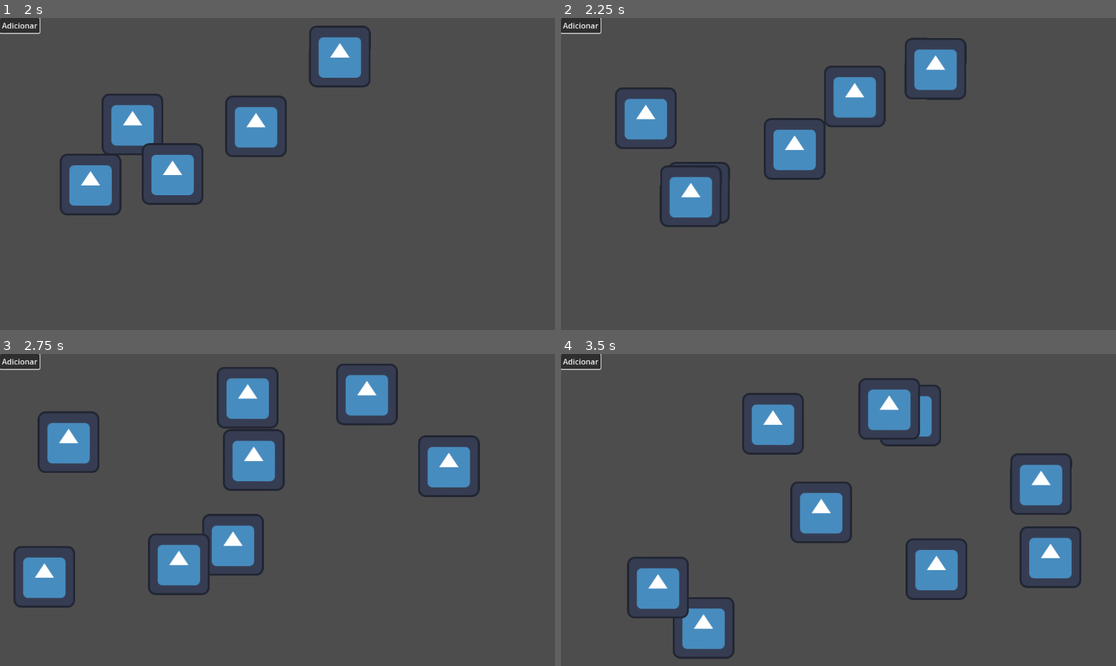
Above: before the commit, frames 1-4 (two rows, left to right).
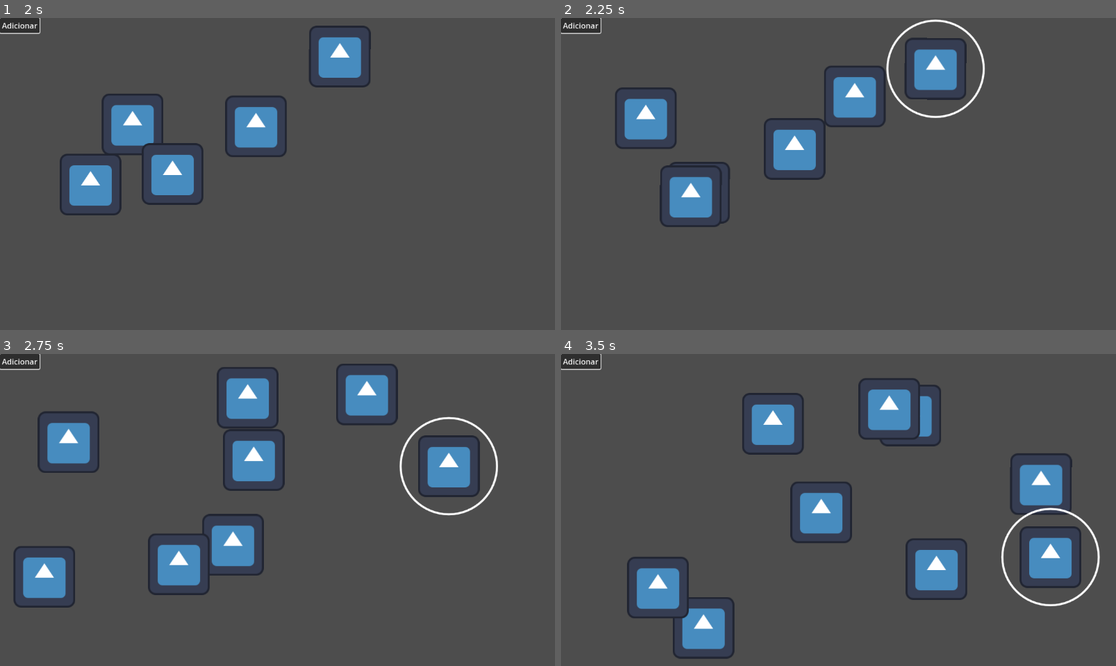
Above: after the commit, the same moments.

Repository: glmagalhaes/godot-dvd-logo
Game: Godot game, scene res://principal.tscn
Two runs of this game, one before a commit and one after it. Both use one fixed random seed, a clock stepped at 60 frames per second and the inputs below. The engine's default icon, where the game draws it, is replaced by a stand-in: a white triangle on a blue panel in a dark square.
Inputs (mouse positions are in pixels of both pictures, inside the frame that each line leads up to):
- Up to frame 1 (2 s): click "Adicionar" at 0.5 s; tap Enter (ui_accept) at 1.25, 1.35, 1.52, 1.82 s; move the mouse to (105, 161) at 1.27 s; hold Right (ui_right) from 1.28 s (still down); click (105, 161) at 1.42 s
- Up to frame 2 (2.25 s): keep holding Right (ui_right); move the mouse to (905, 55) at 2.02 s; tap Enter (ui_accept) at 2.1 s; click (905, 55) at 2.17 s
- Up to frame 3 (2.75 s): keep holding Right (ui_right); tap Enter (ui_accept) at 2.27, 2.57 s
- Up to frame 4 (3.5 s): move the mouse to (633, 441) at 2.77 s; release Right (ui_right) at 2.78 s; hold Left (ui_left) from 2.78 s (still down); tap Enter (ui_accept) at 2.85 s; click (633, 441) at 2.92 s

Frame 1 is identical in both runs. In frame 2, 0.5% of the frame differs, in the area x 58-77%, y 0-33%; in frame 3, 0.5%; in frame 4, 0.5%, in the area x 79-98%, y 49-81%.

Commit message:
seleção de objeto

Diff:
--- a/Global.gd
+++ b/Global.gd
@@ -1,3 +1,6 @@
 extends Node2D
 
 var selected :CharacterBody2D = null
+
+func _physics_process(delta: float) -> void:
+	pass
--- a/character_body_2d.gd
+++ /dev/null
@@ -1,25 +0,0 @@
-extends CharacterBody2D
-
-
-const SPEED = 300.0
-const JUMP_VELOCITY = -400.0
-
-
-func _physics_process(delta: float) -> void:
-	# Add the gravity.
-	if not is_on_floor():
-		velocity += get_gravity() * delta
-
-	# Handle jump.
-	if Input.is_action_just_pressed("ui_accept") and is_on_floor():
-		velocity.y = JUMP_VELOCITY
-
-	# Get the input direction and handle the movement/deceleration.
-	# As good practice, you should replace UI actions with custom gameplay actions.
-	var direction := Input.get_axis("ui_left", "ui_right")
-	if direction:
-		velocity.x = direction * SPEED
-	else:
-		velocity.x = move_toward(velocity.x, 0, SPEED)
-
-	move_and_slide()
--- /dev/null
+++ b/circle.gd
@@ -0,0 +1,14 @@
+extends Node2D
+
+
+# Called when the node enters the scene tree for the first time.
+func _ready() -> void:
+	pass
+
+func _draw() -> void:
+	if Global.selected != null:
+		draw_circle(Global.selected.position, 100, Color.WHITE, false, 3, true)
+
+# Called every frame. 'delta' is the elapsed time since the previous frame.
+func _process(delta: float) -> void:
+	queue_redraw()
--- a/dvd_logo.gd
+++ b/dvd_logo.gd
@@ -19,4 +19,4 @@
 
 func _input_event(viewport: Viewport, event: InputEvent, shape_idx: int) -> void:
 	if event is InputEventMouseButton and event.pressed:
-		print("ME CLICOU!", event)
+		Global.selected = self;
--- a/principal.tscn
+++ b/principal.tscn
@@ -1,5 +1,6 @@
-[gd_scene load_steps=6 format=3 uid="uid://b5xkntw42ogm8"]
+[gd_scene load_steps=7 format=3 uid="uid://b5xkntw42ogm8"]
 
+[ext_resource type="Script" uid="uid://cmdc0txtxk4n6" path="res://circle.gd" id="2_m7tbw"]
 [ext_resource type="Script" uid="uid://yo35oeg5wkm1" path="res://adiciona_dvd.gd" id="3_7cuts"]
 
 [sub_resource type="WorldBoundaryShape2D" id="WorldBoundaryShape2D_rrtif"]
@@ -44,3 +45,7 @@
 offset_bottom = 8.0
 text = "Adicionar"
 script = ExtResource("3_7cuts")
+
+[node name="Circle" type="Node2D" parent="."]
+z_index = 200
+script = ExtResource("2_m7tbw")
--- a/project.godot
+++ b/project.godot
@@ -15,6 +15,10 @@
 config/features=PackedStringArray("4.5", "GL Compatibility")
 config/icon="res://icon.svg"
 
+[autoload]
+
+Global="*res://Global.gd"
+
 [editor]
 
 movie_writer/movie_file="C:/Users/glmag/Repositórios/logo-dvd/teste.avi"
Not shown, removed: character_body_2d.gd.uid
Not shown, added: circle.gd.uid
Not shown, changed: export_presets.cfg
